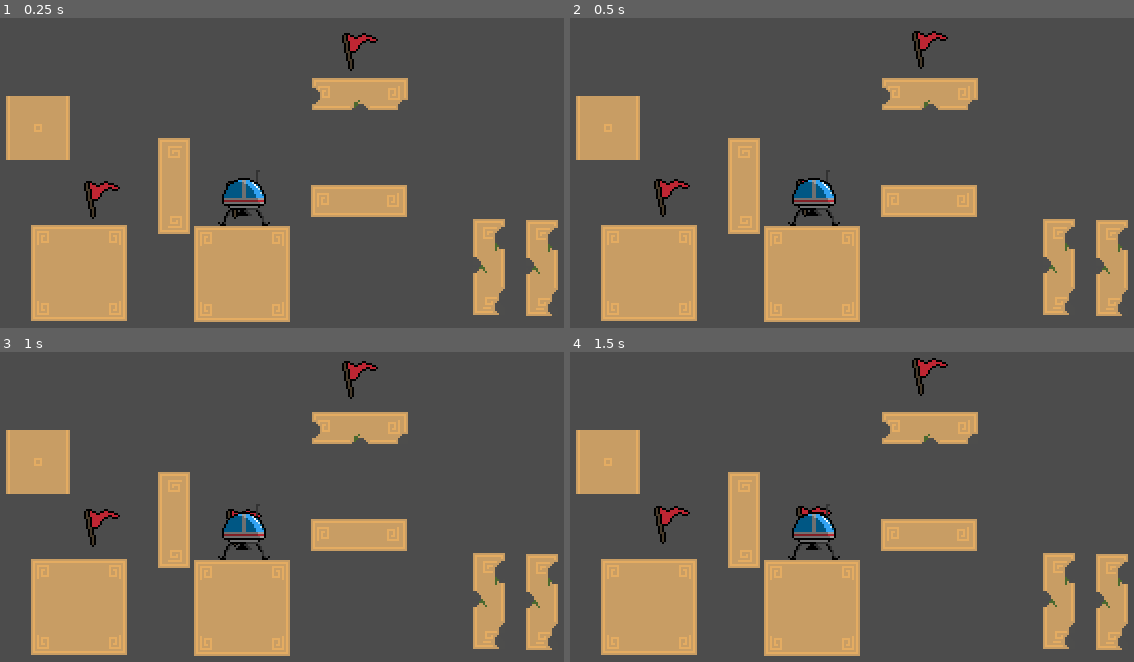
Above: before the commit, frames 1-4 (two rows, left to right).
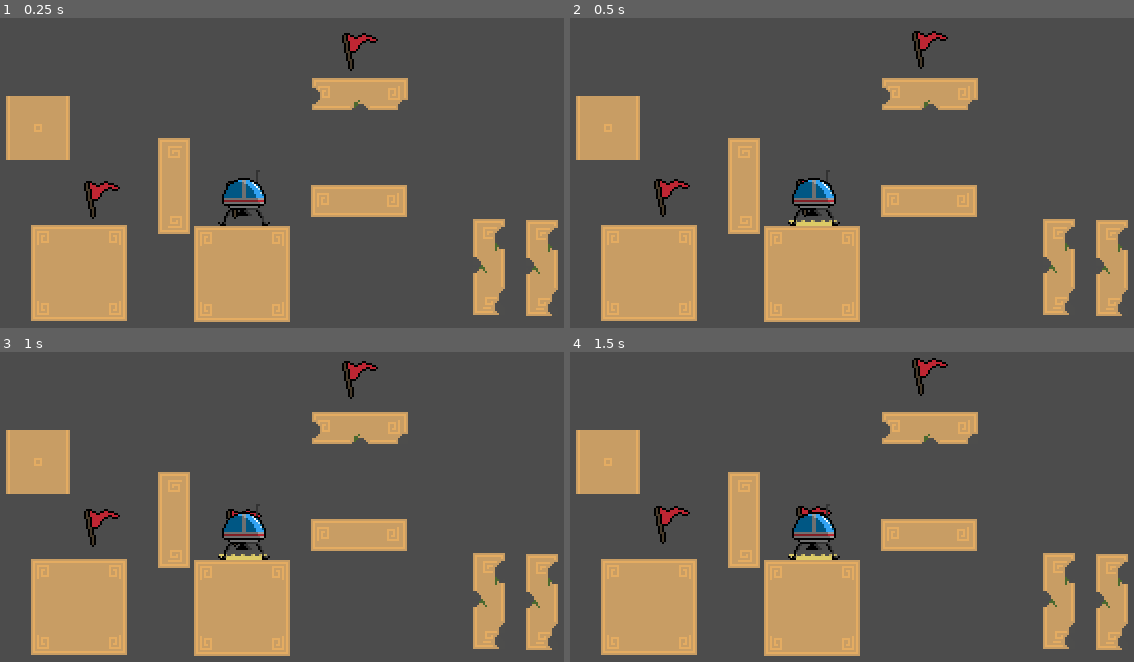
Above: after the commit, the same moments.

Repository: nicholasiasso/GMTKGameJam2020
Game: Godot game, scene res://Game.tscn
The game is run twice, just before and just after one commit, with the same random seed, the same clock (stepped at 60 frames per second) and the same inputs.
Inputs:
- Up to frame 1 (0.25 s): no input
- Up to frame 2 (0.5 s): no input
- Up to frame 3 (1 s): hold Right (right) from 0.53 s (still down)
- Up to frame 4 (1.5 s): release Right (right) at 1.28 s; hold Left (left) from 1.28 s (still down)

Frame 1 is identical in both runs. In frame 2, 0.1% of the frame differs, in the area x 38-48%, y 65-68%; in frame 3, 0.1%; in frame 4, 0.1%.

Commit message:
Added checkpoint glow

Diff:
--- a/godotproject/character/Character.gd
+++ b/godotproject/character/Character.gd
@@ -22,7 +22,10 @@
 	save_current_input()
 	if !!colliding_checkpoint:
 		if abs(rotation) < 0.1 and linear_velocity.length_squared() <= 0.1:
+			if !!active_checkpoint:
+				active_checkpoint.is_active = false
 			active_checkpoint = colliding_checkpoint
+			active_checkpoint.is_active = true
 
 func _integrate_forces(state: Physics2DDirectBodyState) -> void:
 	if Input.is_action_just_pressed("reset"):
--- a/godotproject/levels/Checkpoint.gd
+++ b/godotproject/levels/Checkpoint.gd
@@ -1,8 +1,19 @@
 extends Area2D
 
-onready var animation_player: AnimationPlayer = $AnimationPlayer
+onready var hover_animation_player: AnimationPlayer = $HoverAnimationPlayer
+onready var glow_animation_player: AnimationPlayer = $ActivatedGlow/GlowAnimationPlayer
+onready var activated_glow: Sprite = $ActivatedGlow
 
 class_name Checkpoint
 
+var is_active = false setget set_is_active
+
 func _ready():
-	animation_player.play("Float")
+	hover_animation_player.play("Float")
+	glow_animation_player.play("Glow")
+	activated_glow.visible = false
+
+
+func set_is_active(active: bool):
+	is_active = active
+	activated_glow.visible = active
--- a/godotproject/levels/Checkpoint.tscn
+++ b/godotproject/levels/Checkpoint.tscn
@@ -1,7 +1,8 @@
-[gd_scene load_steps=5 format=2]
+[gd_scene load_steps=7 format=2]
 
 [ext_resource path="res://assets/flag.png" type="Texture" id=1]
 [ext_resource path="res://levels/Checkpoint.gd" type="Script" id=2]
+[ext_resource path="res://assets/activated.png" type="Texture" id=3]
 
 [sub_resource type="RectangleShape2D" id=1]
 
@@ -21,6 +22,24 @@
 "times": PoolRealArray( 0, 1.5, 3 )
 }
 
+[sub_resource type="Animation" id=3]
+resource_name = "Glow"
+length = 0.5
+loop = true
+step = 0.05
+tracks/0/type = "value"
+tracks/0/path = NodePath(".:frame")
+tracks/0/interp = 1
+tracks/0/loop_wrap = true
+tracks/0/imported = false
+tracks/0/enabled = true
+tracks/0/keys = {
+"times": PoolRealArray( 0, 0.25 ),
+"transitions": PoolRealArray( 1, 1 ),
+"update": 1,
+"values": [ 0, 1 ]
+}
+
 [node name="Checkpoint" type="Area2D"]
 position = Vector2( 0, -0.133166 )
 script = ExtResource( 2 )
@@ -29,8 +48,17 @@
 shape = SubResource( 1 )
 
 [node name="Sprite" type="Sprite" parent="."]
-position = Vector2( 0, -3.22098 )
+position = Vector2( 0, -0.764737 )
 texture = ExtResource( 1 )
 
-[node name="AnimationPlayer" type="AnimationPlayer" parent="."]
+[node name="HoverAnimationPlayer" type="AnimationPlayer" parent="."]
 anims/Float = SubResource( 2 )
+
+[node name="ActivatedGlow" type="Sprite" parent="."]
+position = Vector2( 0, 11 )
+texture = ExtResource( 3 )
+vframes = 2
+frame = 1
+
+[node name="GlowAnimationPlayer" type="AnimationPlayer" parent="ActivatedGlow"]
+anims/Glow = SubResource( 3 )
Binary file added: godotproject/assets/activated.png
Not shown, added: godotproject/assets/activated.png.import
